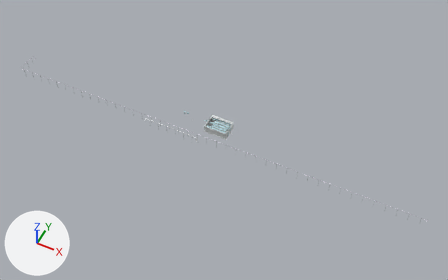
Renders of the glTF model examples/m1/assets/wastewater-plant/tiled/parts/part-020.glb from each side of a commit.
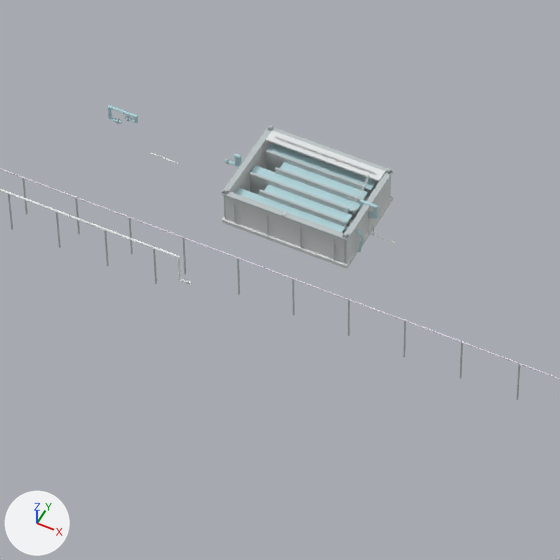
Old and new are each drawn whole from a 50 mm camera at (316.0, -256.0, 257.0) aimed at (213.0, -50.0, -1.0) and again close up on the part from 37% to 59% of the width and 33% to 68% of the height. Every picture has the same lights, and +X, +Y and +Z are marked at lower left. The older version's two pictures come first. Vertices at exactly the same position are counted once.

Before the edit, the objects in view are built like this:
```python
ob_render_batch_0 = bpy.data.objects.new('render-batch-0', me_mesh_0)
ob_render_batch_0.location = (0.0, 0.0, 0.0)
ob_render_batch_1 = bpy.data.objects.new('render-batch-1', me_mesh_1)
ob_render_batch_1.location = (0.0, 0.0, 0.0)
ob_render_batch_3 = bpy.data.objects.new('render-batch-3', me_mesh_3)
ob_render_batch_3.location = (0.0, 0.0, 0.0)
ob_render_batch_4 = bpy.data.objects.new('render-batch-4', me_mesh_4)
ob_render_batch_4.location = (0.0, 0.0, 0.0)
ob_render_batch_5 = bpy.data.objects.new('render-batch-5', me_mesh_5)
ob_render_batch_5.location = (0.0, 0.0, 0.0)
ob_render_batch_6 = bpy.data.objects.new('render-batch-6', me_mesh_6)
ob_render_batch_6.location = (0.0, 0.0, 0.0)
```
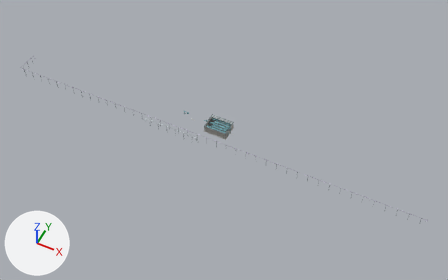
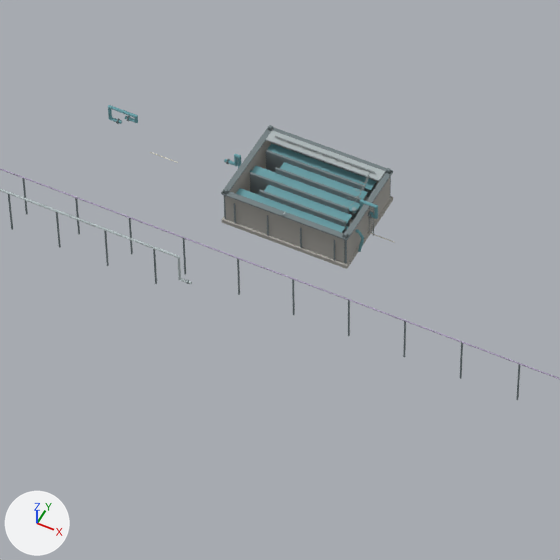
What differs and where, as boxes (x1, y1, x2, y2) in the close-ups (560 x 560 px):
'render-batch-1', recoloured: (8, 116, 520, 400) in both
'render-batch-4', recoloured: (0, 141, 560, 379) in both
'render-batch-3', recoloured (light grey to grey): (222, 141, 393, 269) in both
'render-batch-0', recoloured: (108, 105, 378, 252) in both
'render-batch-6', recoloured: (266, 130, 385, 217) in both
part 1 of me_mesh_3, reshaped: before (222, 141, 393, 269); after (352, 207, 357, 213)
part 2 of me_mesh_4, added: after (222, 141, 393, 269)
part 3 of me_mesh_4, deleted: before (0, 168, 560, 379)
part 4 of me_mesh_5, added: after (0, 168, 560, 379)
part 5 of me_mesh_5, deleted: before (343, 172, 371, 207)
part 6 of me_mesh_5, deleted: before (275, 136, 375, 173)

The change in detail:
Material 'Equipment.water' (mat_equipment_water) changes colour from cyan #b6d9df to cyan #6ca2aa; in linear values from (0.466, 0.691, 0.737) to (0.15, 0.36, 0.4).
Material 'Equipment.concreteDark' (mat_equipment_concretedark) changes colour from light grey #bdc5c7 to grey #768184; in linear values from (0.511, 0.557, 0.568) to (0.18, 0.22, 0.23).
Material 'Equipment.concrete' (mat_equipment_concrete) changes colour from light grey #d9dddc to grey #aaa8a2; in linear values from (0.691, 0.721, 0.719) to (0.4, 0.39, 0.36).
Material 'Equipment.steel' (mat_equipment_steel) changes colour from white #e5e9e9 to grey #afb8ba; in linear values from (0.783, 0.814, 0.816) to (0.43, 0.48, 0.49).
me_mesh_3 is used by ob_render_batch_3; location (0.0, 0.0, 0.0).
me_mesh_3 had 480 vertices, 940 faces and spanned x 200.1..213.9, y -50.15..-39.85, z 0.16..4.26.
me_mesh_3 no longer uses material mat_equipment_concrete (light grey #d9dddc).
me_mesh_3 now has 176 vertices, 348 faces and spans x 212.06..212.54, y -45.64..-45.16, z 3.02..3.46.
me_mesh_3 part 1: 480 vertices removed from x 200.1..213.9, y -50.15..-39.85, z 0.16..4.26; 176 vertices added at x 212.06..212.54, y -45.64..-45.16, z 3.02..3.46.
me_mesh_3 gains material mat_equipment_equipment (grey #95a2a6).
me_mesh_4 is used by ob_render_batch_4; location (0.0, 0.0, 0.0).
me_mesh_4 had 450 vertices, 864 faces, 144 loose edges and spanned x 79.0..327.0, y -58.0..-45.0, z 2.0..5.0.
me_mesh_4 no longer uses material mat_site_filtratepipe (white #e0d8e8).
me_mesh_4 now has 480 vertices, 940 faces and spans x 200.0..214.0, y -50.0..-40.0, z 0.0..4.0.
me_mesh_4 part 2: 480 vertices added at x 200.0..214.0, y -50.0..-40.0, z 0.0..4.0.
me_mesh_4 part 3: 24 vertices removed from x 79.0..327.0, y -58.0, z 5.0.
Other edits to the shape of me_mesh_4 do not show in these pictures.
me_mesh_4 gains material mat_equipment_concrete (grey #aaa8a2).
me_mesh_5 is used by ob_render_batch_5; location (0.0, 0.0, 0.0).
me_mesh_5 had 1832 vertices, 3524 faces, 280 loose edges and spanned x 201.5..214.29, y -46.17..-41.12, z 0.16..4.8.
me_mesh_5 no longer uses material mat_equipment_safety (white #e3e6e6).
me_mesh_5 now has 450 vertices, 864 faces, 144 loose edges and spans x 78.62..327.38, y -57.68..-44.92, z 2.48..5.31.
me_mesh_5 part 4: a new loose piece, a 12-sided cylinder along x spanning x 78.7..327.3, y -57.67..-57.53, z 5.16..5.3, in mat_site_filtratepipe (grey #aca0bc).
me_mesh_5 part 5: the loose piece of 352 vertices spanning x 211.4..212.37, y -46.17..-41.17, z 4.12..4.71 is deleted.
me_mesh_5 part 6: the loose piece of 40 vertices spanning x 201.5..212.5, y -41.28..-41.12, z 4.63..4.8 is deleted.
Other edits to the shape of me_mesh_5 do not show in these pictures.
me_mesh_5 gains material mat_site_filtratepipe (grey #aca0bc).
